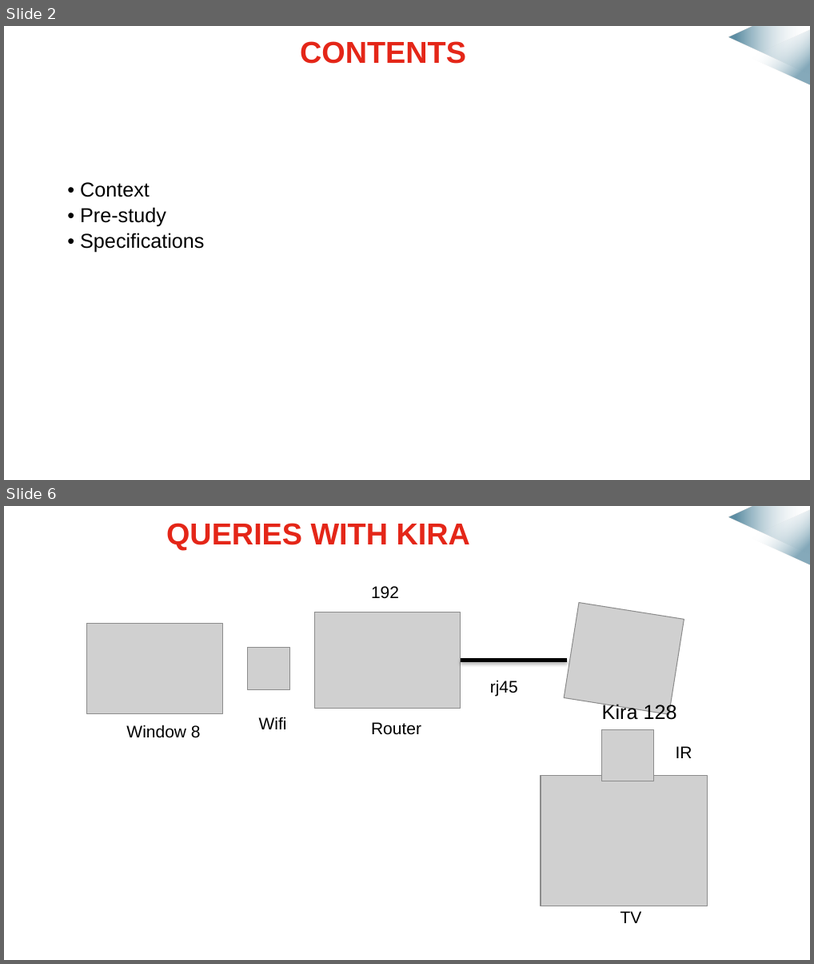
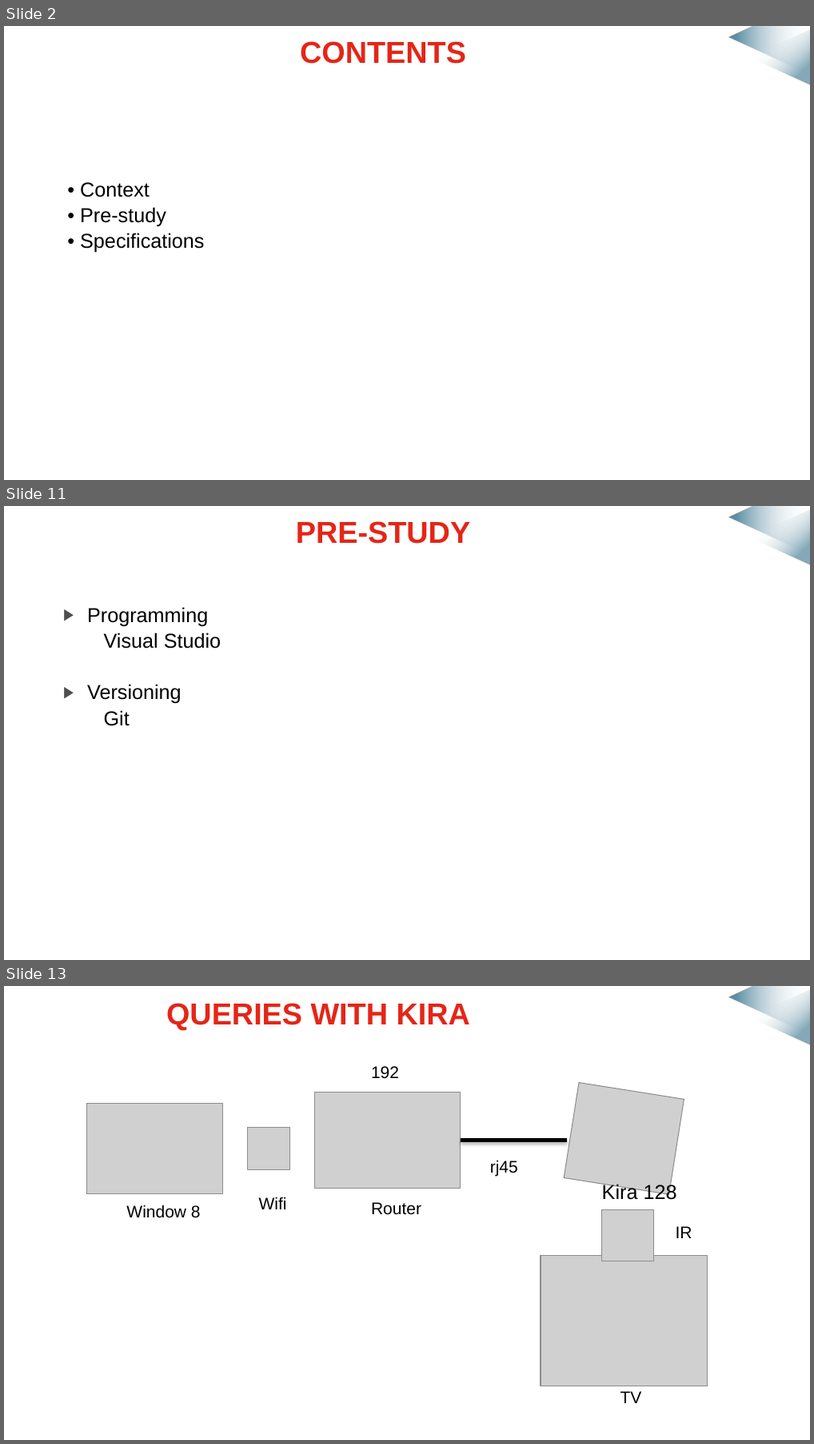
Before and after one commit to mmeven/EP_Domotique_Tablette, a slide deck: Rendu/Diapo_prototype_janvier.pptx. Shown one above the other, each under a label of ours: slides 2 and 6 before the commit, slides 2, 11 and 13 after it; the slides between them are not shown. The pictures are 814x964 and 814x1444 pixels, drawn with LibreOffice and Linux fonts; fonts in the diff are those of the drawing; grey boxes stand for pictures; background and template pictures are left out. Boxes give left, top, right and bottom in pixels: in the first picture for what was removed or moved away, otherwise in the second. Text is boxed around its words. In the diff, an @@ line names an element or a change of style, - is before the commit and + after.

```diff
--- a/Rendu/Diapo_prototype_janvier.pptx
+++ b/Rendu/Diapo_prototype_janvier.pptx
@@ slide 11 added at [4,506,810,960], background #FFFFFF; not listed: 2 template elements that a slide beside it also shows @@
@@ title added at [296,521,470,544], 27 pt, text #E42618, bold @@
+PRE-STUDY
@@ text added at [87,607,221,726], 18 pt, text #000000 @@
+▶ Programming
+Visual Studio
+▶ Versioning
+Git
@@ what was slide 6 is now slide 13 @@
```
Also in this commit, not shown: 4 slides changed, 8 other slides added.
